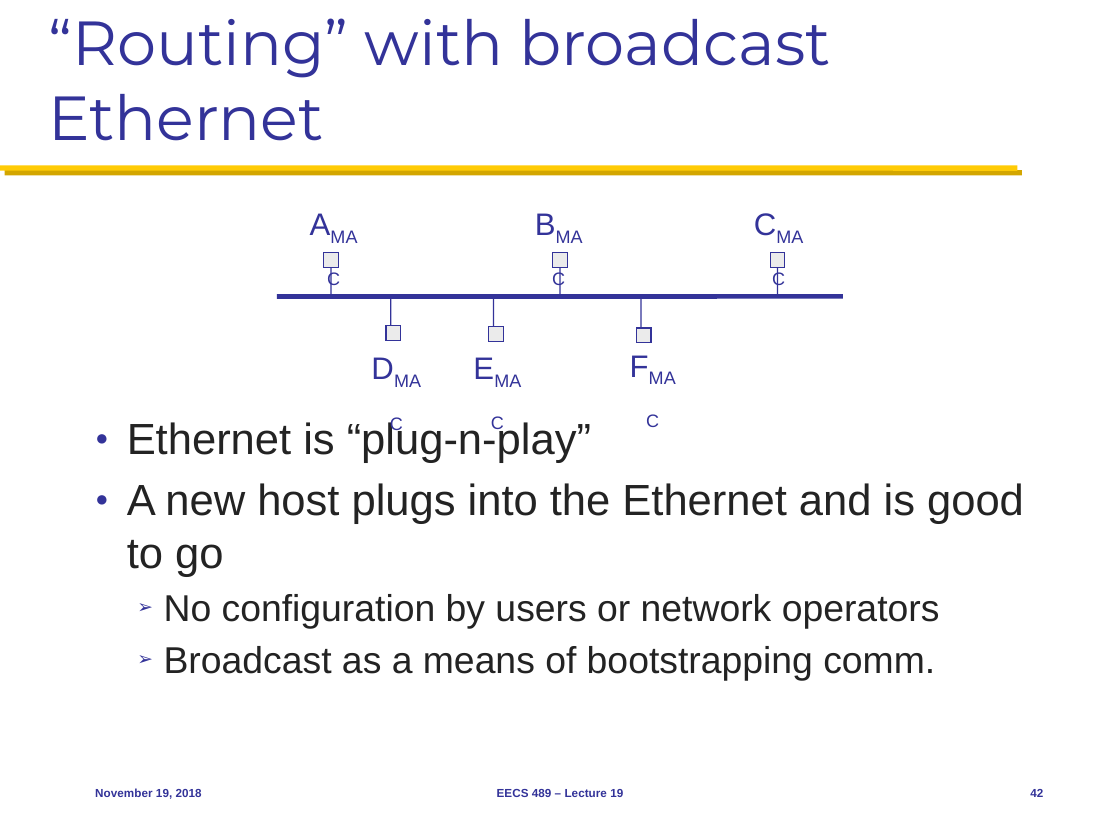
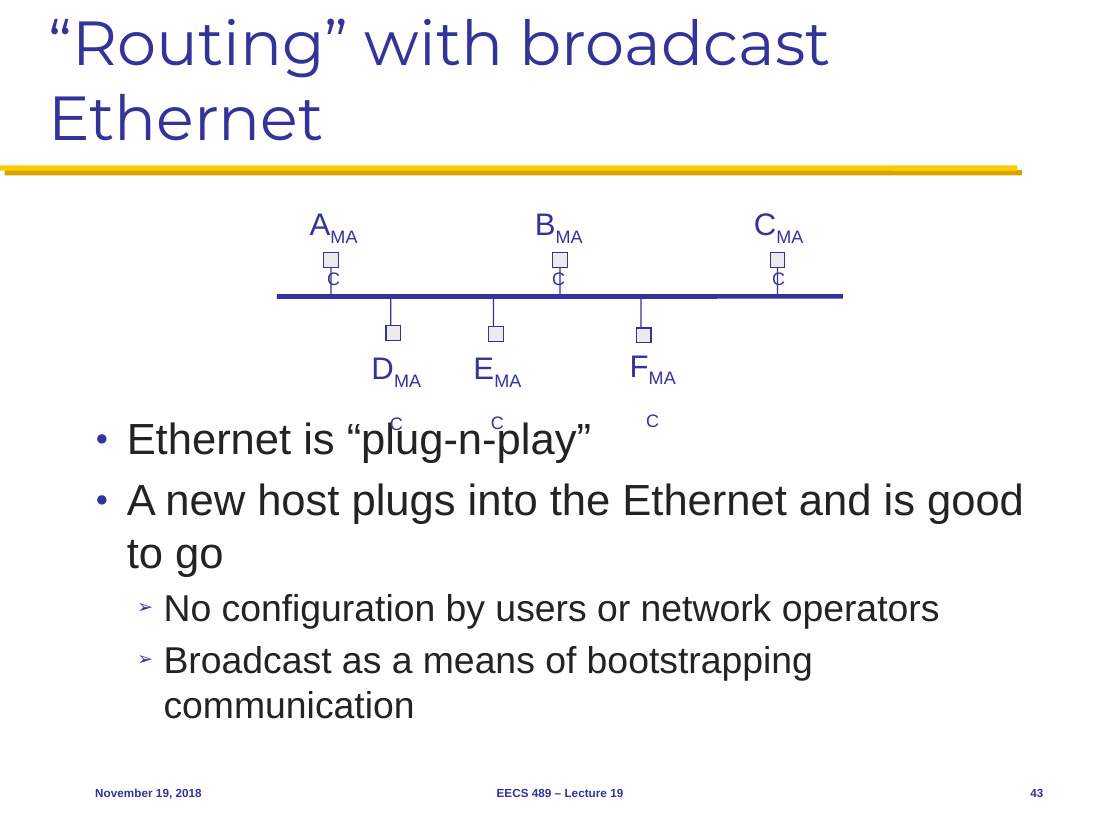
Before and after one commit to mosharaf/eecs489, a slide deck: slide 43 of Slides/111918.pptx (slide 42 before the commit). Drawn at 1120x840 pixels with LibreOffice and Linux fonts; fonts in the diff are those of the drawing. Boxes give left, top, right and bottom in pixels: in the first picture for what was removed or moved away, otherwise in the second. Text is boxed around its words. In the diff, an @@ line names an element or a change of style, - is before the commit and + after.

Commit message:
Updates to Nov 19

```diff
--- a/Slides/111918.pptx
+++ b/Slides/111918.pptx
@@ text at <box>164,646,813,719</box>: text changed @@
-  ➢ Broadcast as a means of bootstrapping comm.
+  ➢ Broadcast as a means of bootstrapping communication
```
Also in this commit, not shown: 3 other slides changed, 1 slide added.
